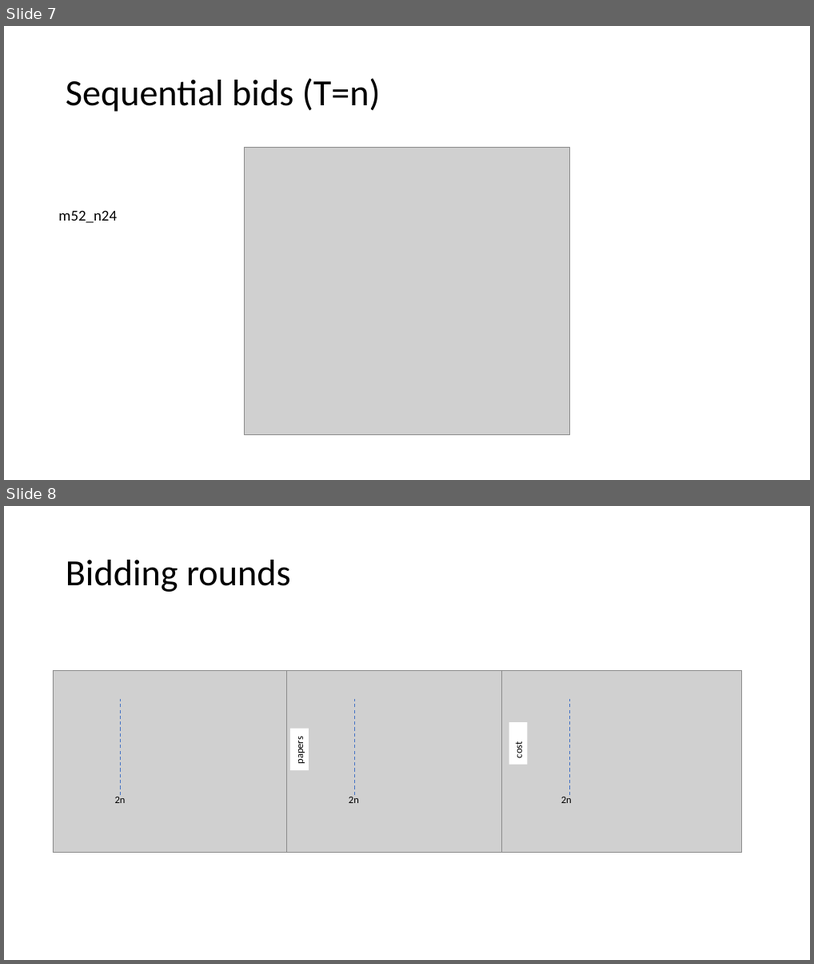
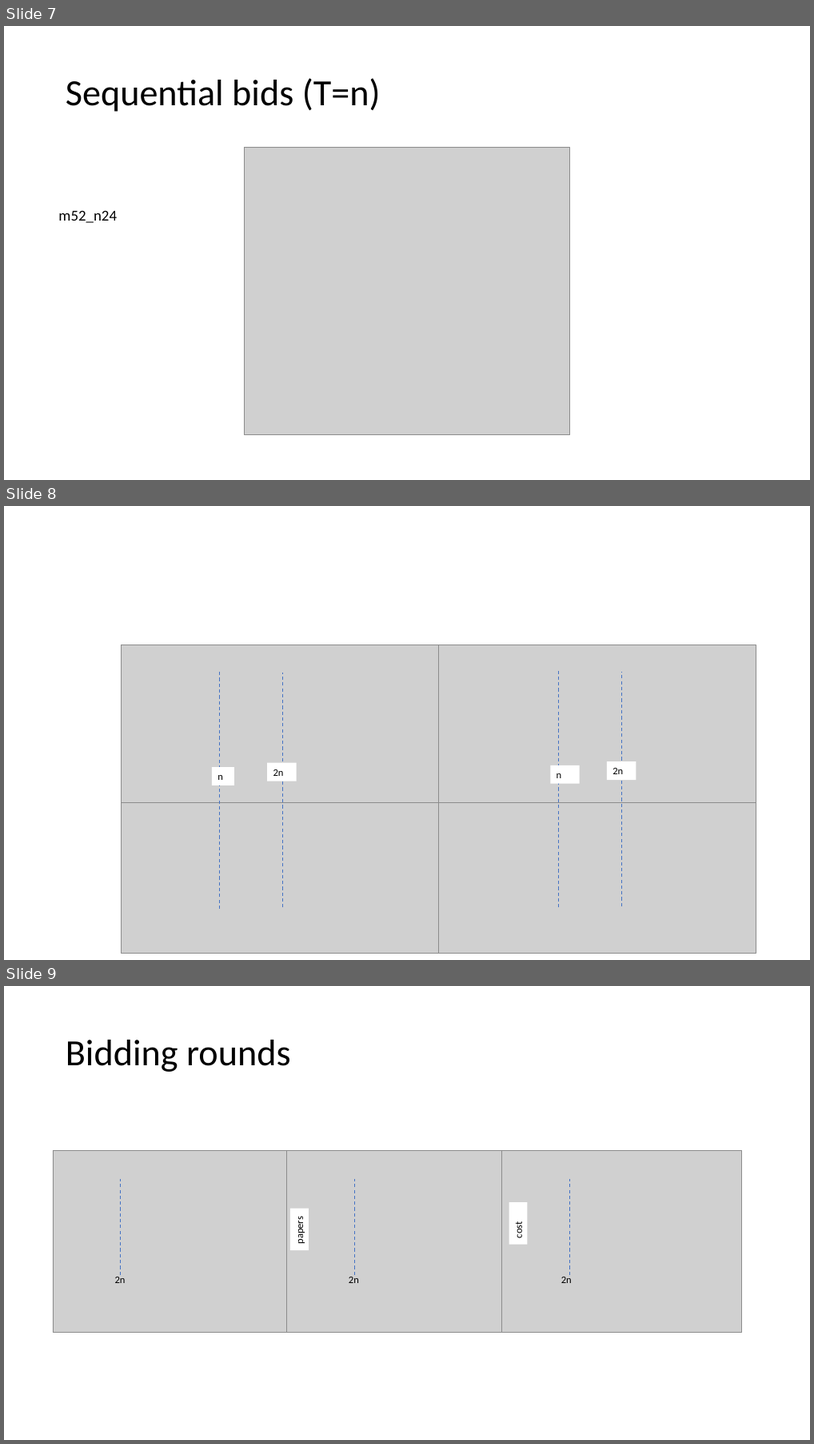
Before and after one commit to nkami/review_market, a slide deck: figures/figures.pptx. Shown one above the other, each under a label of ours: slides 7 and 8 before the commit, slides 7, 8 and 9 after it. The pictures are 814x964 and 814x1444 pixels, drawn with LibreOffice and Linux fonts; fonts in the diff are those of the drawing; grey boxes stand for pictures. Boxes give left, top, right and bottom in pixels: in the first picture for what was removed or moved away, otherwise in the second. Text is boxed around its words. In the diff, an @@ line names an element or a change of style, - is before the commit and + after.

```diff
--- a/figures/figures.pptx
+++ b/figures/figures.pptx
@@ slide 8 added at bbox=[4, 506, 810, 960], background #FFFFFF @@
@@ picture added at bbox=[122, 645, 439, 803] @@
@@ picture added at bbox=[439, 645, 757, 803] @@
@@ line added from (220, 908) to (220, 672), #4472C4 1 pt dashed @@
@@ line added from (282, 907) to (282, 673), #4472C4 1 pt dashed @@
@@ line added from (559, 907) to (559, 671), #4472C4 1 pt dashed @@
@@ line added from (622, 906) to (622, 672), #4472C4 1 pt dashed @@
@@ rectangle added at bbox=[212, 767, 234, 785], fill #FFFFFF, 12 pt, text #000000 @@
+n
@@ rectangle added at bbox=[267, 763, 296, 780], fill #FFFFFF, 12 pt, text #000000 @@
+2n
@@ rectangle added at bbox=[551, 765, 580, 783], fill #FFFFFF, 12 pt, text #000000 @@
+n
@@ rectangle added at bbox=[607, 761, 636, 780], fill #FFFFFF, 12 pt, text #000000 @@
+2n
@@ picture added at bbox=[122, 776, 439, 952] @@
@@ picture added at bbox=[439, 776, 757, 952] @@
@@ what was slide 8 is now slide 9 @@
```
Also in this commit, not shown: 3 other files.
